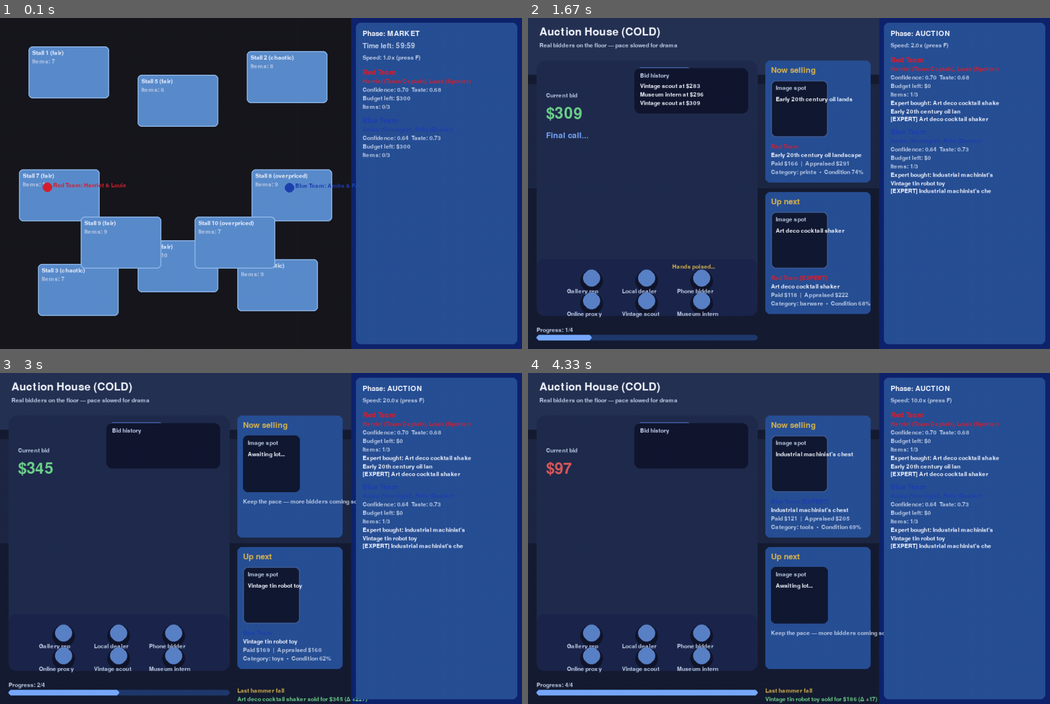
Above: before the commit, frames 1-4 (two rows, left to right).
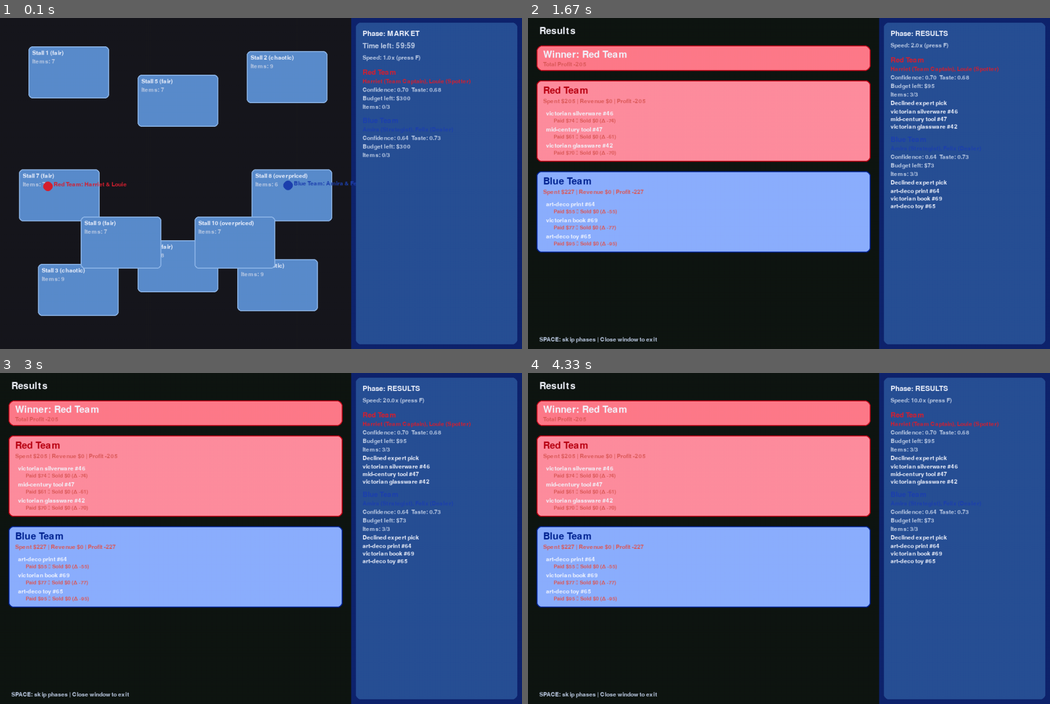
Above: after the commit, the same moments.

Repository: ashvernon/bargain-hunt-simulator
Game: pygame game, started from main.py
Same seed, same stepped clock (60 frames per second), same inputs: the game is played once before the commit and once after it.
Inputs:
- Up to frame 1 (0.1 s): no input
- Up to frame 2 (1.67 s): tap F at 0.33, 1, 1.4 s; tap Space at 0.67 s
- Up to frame 3 (3 s): tap F at 1.7, 1.9, 2.23, 2.53, 2.73 s
- Up to frame 4 (4.33 s): tap F at 3.03, 3.3, 3.63, 3.93, 4.07 s

The runs differ from the first frame. In frame 1, 0.3% of the frame differs, in the area x 8-69%, y 14-80%; in frame 2, 69%; in frame 3, 69%, in the area x 0-91%, y 0-100%; in frame 4, 69%.

Commit message:
Default to generated items dataset

Diff:
--- a/config.py
+++ b/config.py
@@ -18,8 +18,9 @@
 
     # Item sourcing
     # Which dataset to use for generating items: default assets JSON, generated
-    # JSONL set, or a combination of both
-    item_source: str = "default"
+    # JSONL set, or a combination of both. Default to the generated JSONL set so
+    # item images and metadata from data/items_100.jsonl are available in-game.
+    item_source: str = "generated"
 
     # Show rules
     items_per_team: int = 3          # team purchases
--- a/main.py
+++ b/main.py
@@ -22,7 +22,7 @@
     parser.add_argument(
         "--item-source",
         choices=["default", "generated", "combined"],
-        default="default",
+        default="generated",
         help="Choose which dataset to load for items",
     )
     return parser.parse_args()
--- a/ui/pygame_app.py
+++ b/ui/pygame_app.py
@@ -9,7 +9,7 @@
     seed: int = 123,
     episode_idx: int = 1,
     market_seconds: Optional[float] = None,
-    item_source: str = "default",
+    item_source: str = "generated",
 ):
     default_seconds = GameConfig().market_seconds
     cfg = GameConfig(
